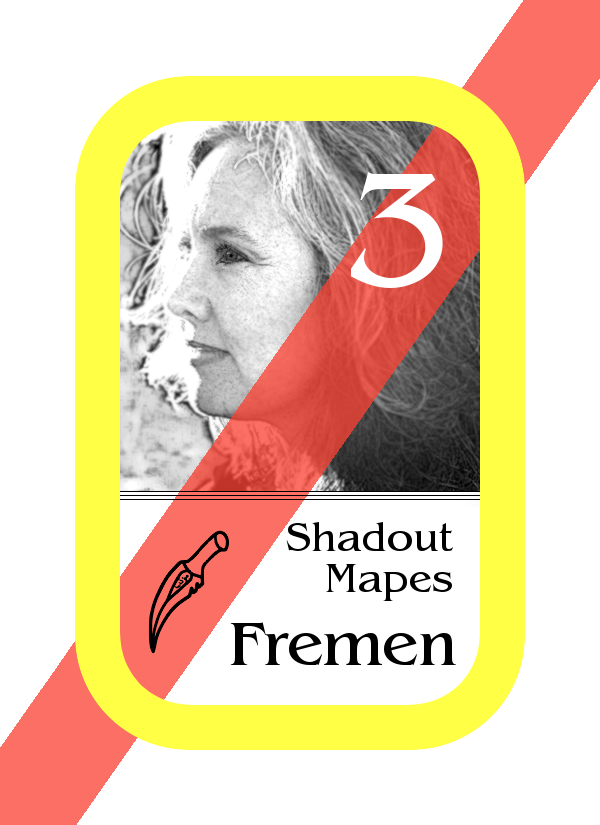
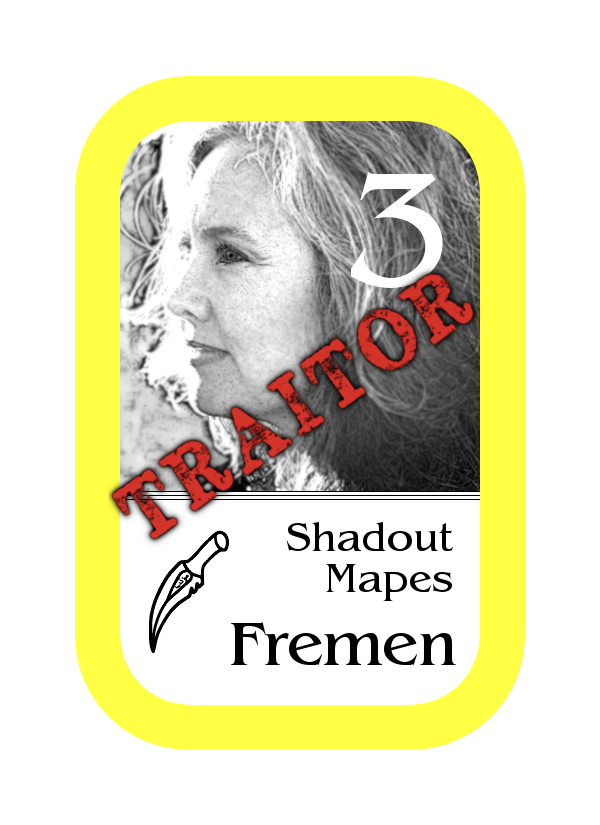
Two versions of the same layered image (600 × 825). Layer-by-layer changes:
added group "traitor group copy" with 3 layers above "border" over [108, 262, 482, 551]
added layer "TRAITOR rotated" in group "traitor group copy" over [111, 272, 475, 541]
added layer "TRAITOR rotated, shadow #1" in group "traitor group copy" over [108, 262, 482, 551]
hid "red sash" over [0, 0, 600, 825]
